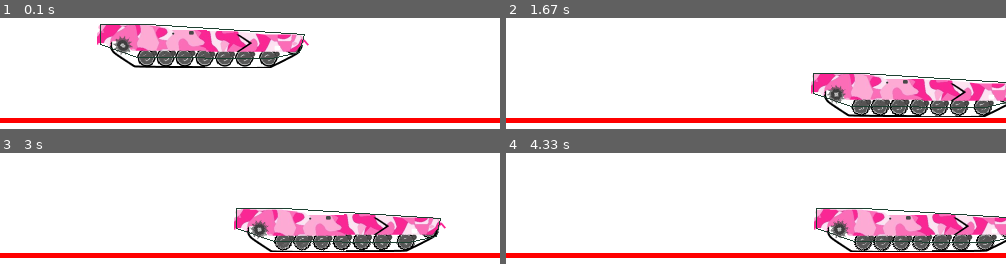
Above: before the commit, frames 1-4 (two rows, left to right).
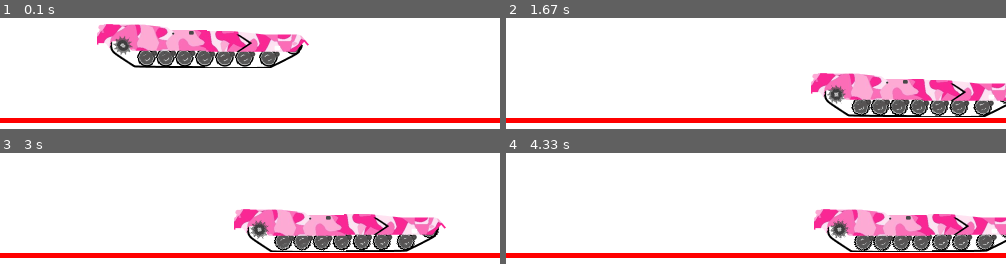
Above: after the commit, the same moments.

Repository: felixk321/pygame_sandbox
Game: pygame game, started from main.py
Same seed, same stepped clock (60 frames per second), same inputs: the game is played once before the commit and once after it.
Inputs:
- Up to frame 1 (0.1 s): no input
- Up to frame 2 (1.67 s): hold D 0.33-0.8 s; hold D 0.83-1.3 s; hold A from 1.33 s (still down)
- Up to frame 3 (3 s): release A at 1.87 s; hold A 1.9-2.3 s; hold D 2.33-2.97 s
- Up to frame 4 (4.33 s): hold A 3-3.47 s; hold D 3.5-3.97 s; hold D from 4 s (still down)

The runs differ from the first frame. In frame 1, 0.8% of the frame differs, in the area x 20-61%, y 5-37%; in frame 2, 0.7%; in frame 3, 0.8%, in the area x 47-89%, y 49-82%; in frame 4, 0.7%.

Commit message:
added abstract poly component

Diff:
--- a/components/tank.py
+++ b/components/tank.py
@@ -2,45 +2,32 @@
 from pygame import Surface, draw, image, transform
 from utils import convert
 from components.ball import Ball
-from typing import List
+from typing import List, Tuple
 from math import degrees
 
-
-
-
-class TankBase:
-    def __init__(self, origin:Vec2d, space: Space)-> None:
+class PolyComponent:
+    def __init__(self, origin: Vec2d, center: Vec2d, space:Space, img_path: str, points: Tuple[Tuple[int,int]], filter: ShapeFilter)-> None:
+        self.origin = origin
         self.body = Body()
-        self.center = Vec2d(104, -22)
+        self.center = center
         self.body.position = origin + self.center
 
-
-        points = (
-            Vec2d(0,0),
-            Vec2d(48,0),
-            Vec2d(73,6),
-            Vec2d(204,10),
-            Vec2d(200,28),
-            Vec2d(172,34),
-            Vec2d(38,33),
-            Vec2d(10,20),
-            Vec2d(0,20)
-        )
 
 
         self.shape = Poly(self.body,
                           [
-            convert(Vec2d(*p) - self.center, 44)
+            convert(Vec2d(*p) - self.center, abs(self.center.y *2))
             for p in points
 
             ])
-
+        self.shape.filter = filter
         self.shape.density = 1
         space.add(self.body, self.shape)
 
-        self.image = image.load("./assets/tank_base.png", "png")
+        self.image = image.load(img_path)
+    def render(self, display: Surface)->None:
 
-    def render(self, display: Surface)->None:
+
         h = display.get_height()
 
 
@@ -56,8 +43,6 @@
         dest = rotate_image.get_rect(center = convert(self.body.position,h))
 
         display.blit(rotate_image,dest)
-
-        draw.polygon(display,(30,65,50), points, 1)
 
 class Wheel(Ball):
     def __init__(self, *args, **kwargs) -> None:
@@ -76,7 +61,7 @@
     def __init__(self, *args, **kwargs) -> None:
         super().__init__(*args)
 
-        tb: TankBase = kwargs["tb"]
+        tb: PolyComponent = kwargs["tb"]
         space: Space = self.body.space
 
         self.image = image.load("./assets/rear_wheel.png", "png")
@@ -89,8 +74,22 @@
         self.origin = origin
         self.cf = ShapeFilter(group = 1) #collision filter
 
-        self.tb = TankBase(origin + Vec2d(0,-30), space)
-        self.tb.shape.filter = self.cf
+
+        self.tb = PolyComponent(
+            origin = origin + Vec2d(0,-30),
+              center = Vec2d(104,-22),
+              space = space,
+              img_path = "./assets/tank_base.png",
+              points = (
+            Vec2d(0,0),
+            Vec2d(48,0),
+            Vec2d(73,6),
+            Vec2d(204,10),
+            Vec2d(200,28),
+            Vec2d(172,34),
+            Vec2d(38,33),
+            Vec2d(10,20),
+            Vec2d(0,20)), filter = self.cf )
 
         self.wheels = self.create_wheels(space)
 
